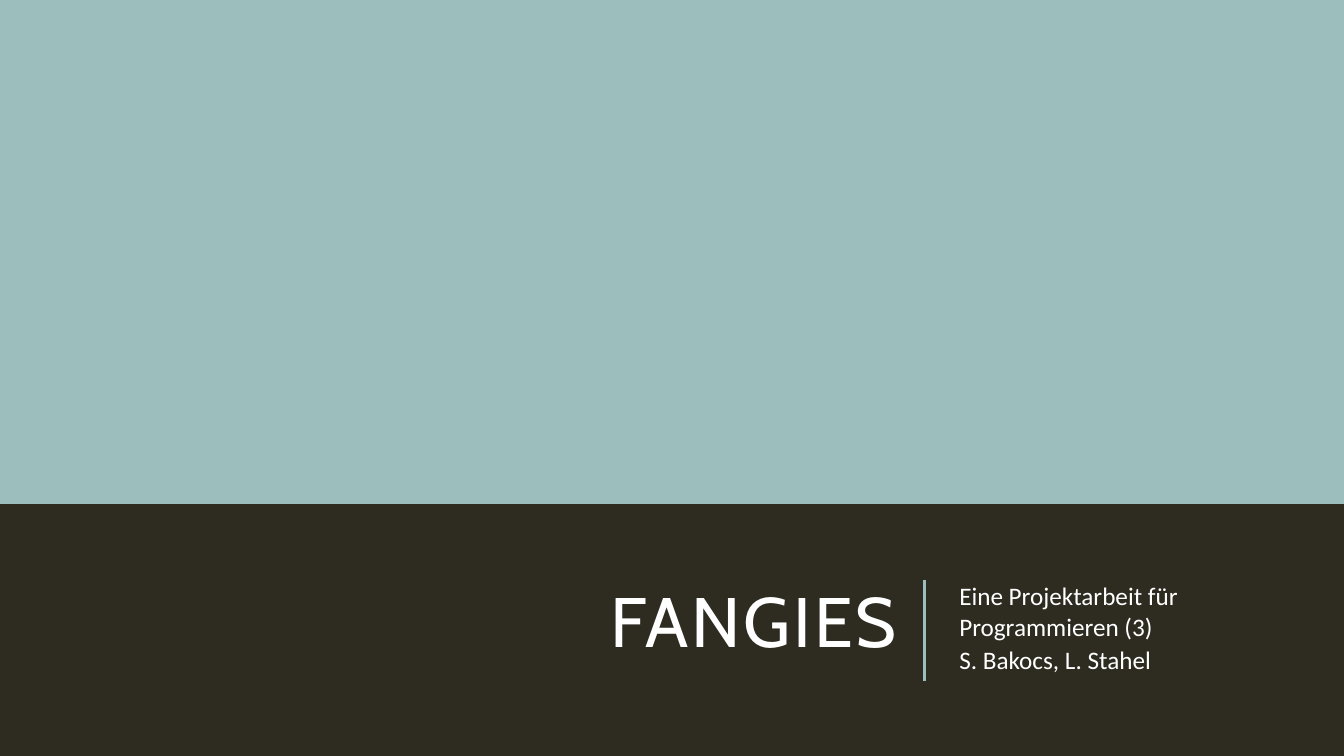
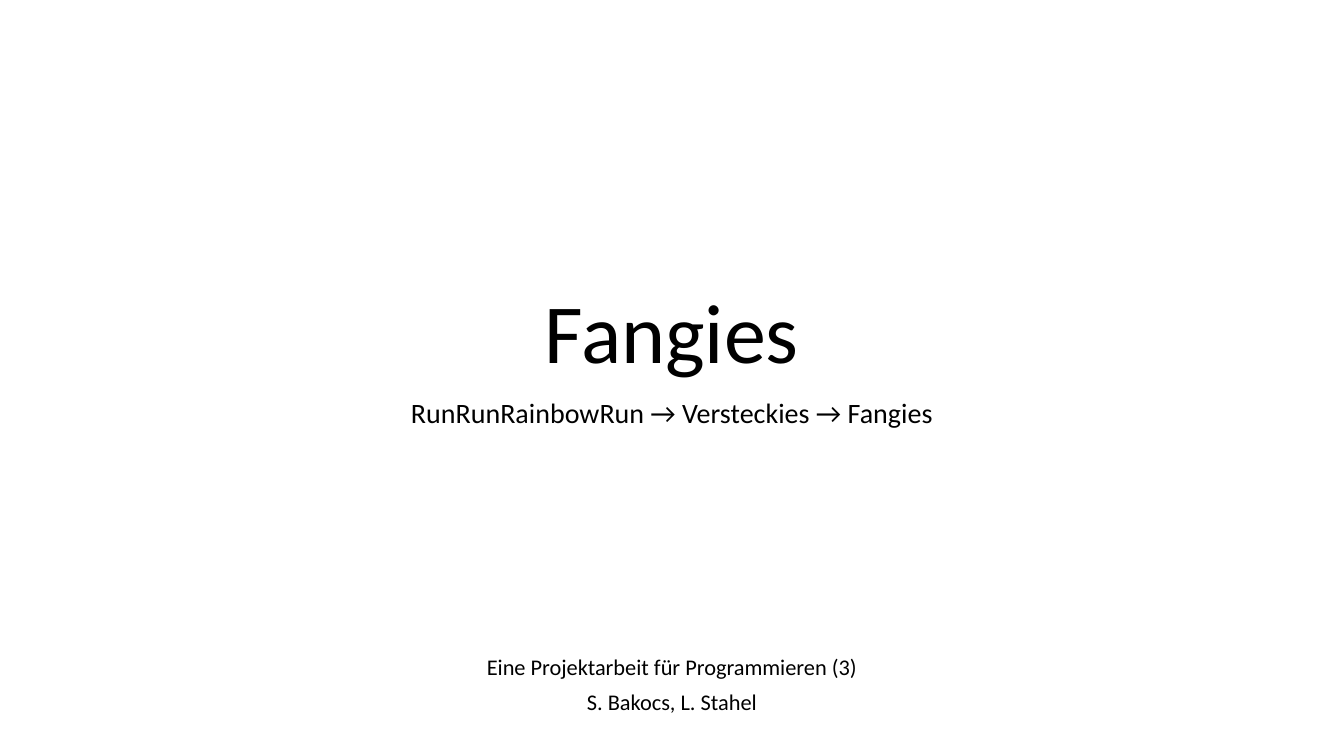
Before and after one commit to Toixinhell/Versteckies, a slide deck: slide 1 of Fangies.pptx. Drawn at 1344x756 pixels with LibreOffice and Linux fonts; fonts in the diff are those of the drawing. Boxes give left, top, right and bottom in pixels: in the first picture for what was removed or moved away, otherwise in the second. Text is boxed around its words. In the diff, an @@ line names an element or a change of style, - is before the commit and + after.

```diff
--- a/Fangies.pptx
+++ b/Fangies.pptx
@@ background #2E2B21 to #FFFFFF @@
@@ rectangle removed at <box>0,0,1344,504</box> @@
@@ title "Fangies" at <box>545,305,799,378</box>: vertical alignment middle to bottom @@
@@ title at <box>545,305,799,378</box>: text changed; size 50 to 60 pt; font Cabin to Calibri; text colour #FFFFFF to #000000 @@
-FANGIES
+Fangies
@@ subtitle "RunRunRainbowRun → Versteckies → Fangies": place and size @@
-subtitle "RunRunRainbowRun → Versteckies → Fangies" at <box>959,587,1178,672</box>
+subtitle "RunRunRainbowRun → Versteckies → Fangies" at <box>411,403,933,713</box>
@@ subtitle "RunRunRainbowRun → Versteckies → Fangies" at <box>411,403,933,713</box>: vertical alignment middle to top @@
@@ subtitle at <box>411,403,933,428</box>: paragraph added @@
+RunRunRainbowRun → Versteckies → Fangies
@@ line removed from (925, 682) to (925, 581) @@
@@ subtitle at <box>487,659,857,713</box>: size 18 to 16 pt, text colour #FFFFFF to #000000 in "Eine Projektarbeit für Programmieren (3)", "S. Bakocs, L. Stahel"; alignment left to centre; line spacing 1 to 0.8; more space between paragraphs @@
```
Also in this commit, not shown: 13 other slides changed, 19 slides added, 2 slides removed.
